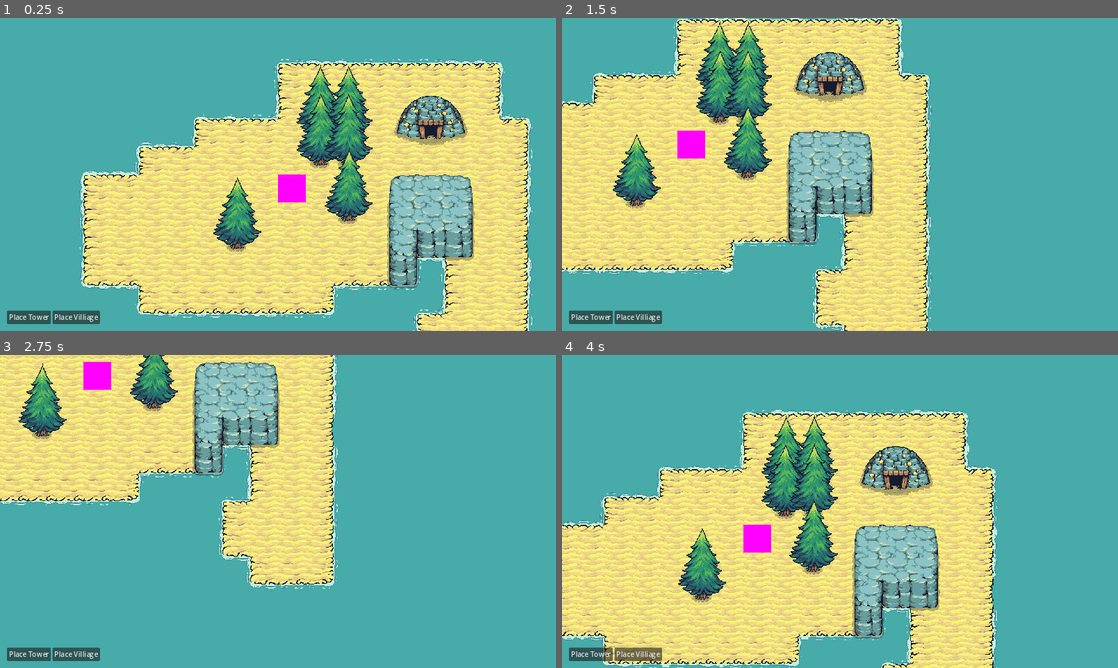
Above: before the commit, frames 1-4 (two rows, left to right).
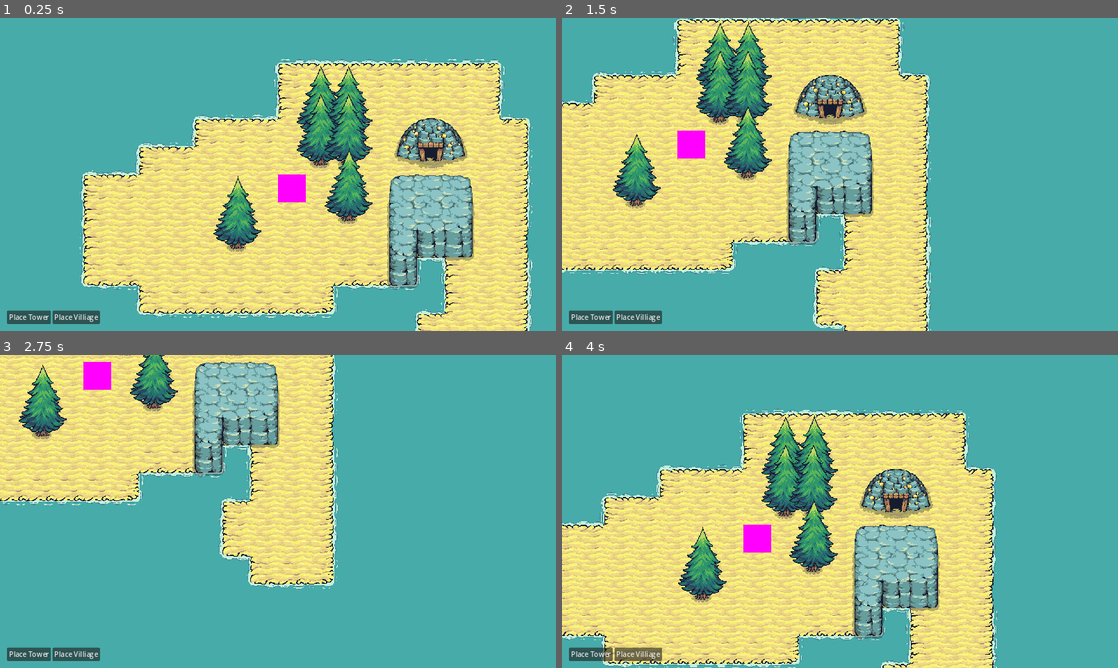
Above: after the commit, the same moments.

Repository: galaxy8691/learn_godot
Game: Godot game, scene res://scenes/base_level.tscn
Two runs of this game, one before a commit and one after it. Both use one fixed random seed, a clock stepped at 60 frames per second and the inputs below.
Inputs (mouse positions are in pixels of both pictures, inside the frame that each line leads up to):
- Up to frame 1 (0.25 s): no input
- Up to frame 2 (1.5 s): move the mouse to (962, 158) at 0.52 s; press the mouse at (962, 158) at 0.53 s; hold D (pan_right) 0.53-1.28 s; move the mouse to (728, 190) at 1.27 s; release the mouse at (728, 190) at 1.28 s; hold S (pan_down) from 1.28 s (still down); right-click (728, 190) at 1.35 s
- Up to frame 3 (2.75 s): move the mouse to (333, 442) at 2.02 s; release S (pan_down) at 2.03 s; press the mouse at (333, 442) at 2.03 s; hold D (pan_right) from 2.03 s (still down)
- Up to frame 4 (4 s): move the mouse to (812, 574) at 2.77 s; release D (pan_right) at 2.78 s; release the mouse at (812, 574) at 2.78 s; hold W (pan_up) 2.78-3.53 s; right-click (812, 574) at 2.85 s; move the mouse to (1006, 558) at 3.52 s; press the mouse at (1006, 558) at 3.53 s; hold A (pan_left) from 3.53 s (still down)

The runs differ from the first frame. In frame 1, 3.9% of the frame differs, in the area x 14-96%, y 12-100%; in frame 2, 3.5%; in frame 3, 1.0%; in frame 4, 4.3%, in the area x 0-79%, y 17-100%.

Commit message:
building occupy multiple cells

Diff:
--- a/assets/buildings/tower_sprite.tscn
+++ b/assets/buildings/tower_sprite.tscn
@@ -3,7 +3,7 @@
 [ext_resource type="Texture2D" uid="uid://b3umnb4e176gd" path="res://assets/buildings/tower_blue.png" id="1_iuq5w"]
 
 [node name="TowerSprite" type="Sprite2D"]
-position = Vector2(32, 32)
+position = Vector2(64, 96)
 texture = ExtResource("1_iuq5w")
 centered = false
-offset = Vector2(-64, -204)
+offset = Vector2(-64, -209)
--- a/assets/buildings/villiage_sprite.tscn
+++ b/assets/buildings/villiage_sprite.tscn
@@ -4,7 +4,7 @@
 
 [node name="VilliageSprite" type="Sprite2D"]
 y_sort_enabled = true
-position = Vector2(32, 32)
+position = Vector2(64, 96)
 texture = ExtResource("1_u82ef")
 centered = false
-offset = Vector2(-64, -142)
+offset = Vector2(-64, -154)
--- a/scenes/base_level.gd
+++ b/scenes/base_level.gd
@@ -17,14 +17,10 @@
 	GameEvent.instance.building_placed.connect(_on_building_placed)
 
 func _on_building_placed(building_compoent : BuildingComponent):
-	var gold_mine_position = gold_mine.global_position
-	gold_mine_position = (Vector2i) (gold_mine_position / 64)
-	var building_position = building_compoent.get_grid_cell_position()
-	var building_range = building_compoent.buildable_radius
-	for x in range(building_position.x - building_range, building_position.x + building_range + 1):
-		for y in range(building_position.y - building_range, building_position.y + building_range + 1):
-			if gold_mine_position == Vector2i(x,y):
-				gold_mine.set_active()
-				return
-			else:
-				gold_mine.set_inactive()
+	var gold_mine_position_building_component = gold_mine.get_node("BuildingComponent")
+	var gold_mine_occupation_cells = gold_mine_position_building_component.get_occupation_cells()
+	var building_buildable_cells = building_compoent.get_buildable_cells()
+	for cell in building_buildable_cells:
+		if cell in gold_mine_occupation_cells:
+			gold_mine.set_active()
+			break
--- a/scenes/base_level.tscn
+++ b/scenes/base_level.tscn
@@ -24,6 +24,7 @@
 grid_manager = NodePath("../GridManager")
 cursor = NodePath("../YSort/BuildingGhost")
 ui = NodePath("../Ui")
+current_resource = 5
 
 [node name="GlobalCamera" type="Camera2D" parent="."]
 script = ExtResource("4_eotec")
@@ -66,7 +67,7 @@
 
 [node name="GoldMine" parent="YSort" instance=ExtResource("5_yyp2l")]
 unique_name_in_owner = true
-position = Vector2(896, 192)
+position = Vector2(832, 192)
 
 [node name="Base" parent="YSort" instance=ExtResource("6_ke1uj")]
 unique_name_in_owner = true
--- a/scenes/building/base.tscn
+++ b/scenes/building/base.tscn
@@ -17,3 +17,4 @@
 
 [node name="BuildingComponent" parent="." instance=ExtResource("1_ikic6")]
 buildable_radius = 2
+occupation_size = Vector2i(1, 1)
--- a/scenes/building/gold_mine.tscn
+++ b/scenes/building/gold_mine.tscn
@@ -1,8 +1,9 @@
-[gd_scene load_steps=4 format=3 uid="uid://ckh0iw7knep4y"]
+[gd_scene load_steps=5 format=3 uid="uid://ckh0iw7knep4y"]
 
 [ext_resource type="Script" path="res://scenes/building/gold_mine.gd" id="1_3e4ob"]
 [ext_resource type="Texture2D" uid="uid://vjlglm4fkg3n" path="res://assets/buildings/goldmine_active.png" id="1_fa0us"]
 [ext_resource type="Texture2D" uid="uid://c1iqn2wnrlpir" path="res://assets/buildings/holdmine_inactive.png" id="2_s7c3m"]
+[ext_resource type="PackedScene" uid="uid://ix48ftnmiref" path="res://scenes/component/building_component.tscn" id="4_eqv40"]
 
 [node name="GoldMine" type="Node2D"]
 y_sort_enabled = true
@@ -10,13 +11,16 @@
 
 [node name="GoldMineActiveSprite" type="Sprite2D" parent="."]
 visible = false
-position = Vector2(32, 32)
+position = Vector2(96, 96)
 texture = ExtResource("1_fa0us")
 centered = false
-offset = Vector2(-96, -90)
+offset = Vector2(-96, -102)
 
 [node name="GoldMineInactiveSprite" type="Sprite2D" parent="."]
-position = Vector2(32, 32)
+position = Vector2(96, 96)
 texture = ExtResource("2_s7c3m")
 centered = false
-offset = Vector2(-96, -90)
+offset = Vector2(-96, -102)
+
+[node name="BuildingComponent" parent="." instance=ExtResource("4_eqv40")]
+occupation_size = Vector2i(3, 2)
--- a/scenes/building/tower.tscn
+++ b/scenes/building/tower.tscn
@@ -9,5 +9,6 @@
 [node name="BuildingComponent" parent="." instance=ExtResource("1_g0mdf")]
 buildable_radius = 2
 resource_uasage = 2
+occupation_size = Vector2i(2, 2)
 
 [node name="TowerSprite" parent="." instance=ExtResource("2_rwa37")]
--- a/scenes/building/villiage.tscn
+++ b/scenes/building/villiage.tscn
@@ -9,5 +9,6 @@
 [node name="BuildingComponent" parent="." instance=ExtResource("1_aamqx")]
 resource_radius = 2
 resource_uasage = 4
+occupation_size = Vector2i(2, 2)
 
 [node name="VilliageSprite" parent="." instance=ExtResource("2_7coe7")]
--- a/scenes/component/building_component.gd
+++ b/scenes/component/building_component.gd
@@ -3,6 +3,7 @@
 @export var buildable_radius : int
 @export var resource_radius : int
 @export var resource_uasage : int
+@export var occupation_size : Vector2i
 
 # Called when the node enters the scene tree for the first time.
 func _ready() -> void:
@@ -11,3 +12,31 @@
 
 func get_grid_cell_position() -> Vector2i:
 	return global_position / 64
+
+func get_grid_cell_area() -> Rect2i:
+	var cell_position = get_grid_cell_position()
+	return Rect2i(cell_position.x, cell_position.y, occupation_size.x, occupation_size.y)
+
+func get_occupation_cells() -> Array[Vector2i]:
+	var cells : Array[Vector2i] = []
+	var cell_area = get_grid_cell_area()
+	for x in range(cell_area.position.x, cell_area.end.x):
+		for y in range(cell_area.position.y, cell_area.end.y):
+			cells.append(Vector2i(x,y))
+	return cells
+
+func get_resource_cells() -> Array[Vector2i]:
+	var cells : Array[Vector2i] = []
+	var cell_area = get_grid_cell_area()
+	for x in range(cell_area.position.x - resource_radius, cell_area.end.x + resource_radius ):
+		for y in range(cell_area.position.y - resource_radius, cell_area.end.y + resource_radius ):
+			cells.append(Vector2i(x,y))
+	return cells
+
+func get_buildable_cells() -> Array[Vector2i]:
+	var cells : Array[Vector2i] = []
+	var cell_area = get_grid_cell_area()
+	for x in range(cell_area.position.x - buildable_radius, cell_area.end.x + buildable_radius ):
+		for y in range(cell_area.position.y - buildable_radius, cell_area.end.y + buildable_radius ):
+			cells.append(Vector2i(x,y))
+	return cells
--- a/scenes/manager/building_manager.gd
+++ b/scenes/manager/building_manager.gd
@@ -16,7 +16,7 @@
 @export var cursor : BuildingGhost
 var hover_grid_position : Vector2i = Vector2i.MAX
 @export var ui : UI
-var current_resource = 4
+@export var current_resource = 4
 var current_state : State = State.Normal
 
 # Called when the node enters the scene tree for the first time.
@@ -61,7 +61,7 @@
 func _unhandled_input(event: InputEvent) -> void:
 	if current_state == State.Building:
 		if event.is_action_pressed("left_click") && hover_grid_position != Vector2i.MAX \
-		&& grid_manager.check_cell_is_in_buiding_area_and_not_occupied(hover_grid_position) \
+		&& grid_manager.check_cell_is_in_buiding_area_and_not_occupied(hover_grid_position, current_building_instance.get_node("BuildingComponent").occupation_size) \
 		&& current_resource >= current_building_instance.get_node("BuildingComponent").resource_uasage:
 			current_resource -= current_building_instance.get_node("BuildingComponent").resource_uasage
 			place_building(current_building_instance)
@@ -101,11 +101,11 @@
 		grid_manager.clear_highlight_tile_maplayer()
 	elif current_state == State.Building:
 		grid_manager.clear_highlight_tile_maplayer()
-		if !grid_manager.check_cell_is_in_buiding_area_and_not_occupied(hover_grid_position):
+		if !grid_manager.check_cell_is_in_buiding_area_and_not_occupied(hover_grid_position,current_building_instance.get_node("BuildingComponent").occupation_size):
 			cursor.set_invalid()
 		else:
 			cursor.set_valid()
-			grid_manager.highlight_expand_area(hover_grid_position, build_radius, resource_radius)
+			grid_manager.highlight_expand_area(hover_grid_position, current_building_instance.get_node("BuildingComponent"))
 		grid_manager.highlight_area()
 	cursor.global_position = hover_grid_position * 64
 
@@ -113,7 +113,7 @@
 	current_state = State.Normal
 	cursor.visible = false
 	if current_building_instance != null:
-		grid_manager.remove_placed_building(current_building_instance.get_node("BuildingComponent"))
+		#grid_manager.remove_placed_building(current_building_instance.get_node("BuildingComponent"))
 		current_building_instance.queue_free()
 		current_building_instance = null
 		grid_manager.clear_highlight_tile_maplayer()
--- a/scenes/manager/grid_manager.gd
+++ b/scenes/manager/grid_manager.gd
@@ -23,15 +23,18 @@
 # 	for cell in valid_buildable_cells:
 # 		highlight_tile_maplayer.set_cell(cell, 0,Vector2i(0,0))
 
-func highlight_expand_area(grid_vector: Vector2i, build_radius:int, resource_radius):
+func highlight_expand_area(grid_vector: Vector2i,  building_component: BuildingComponent):
 	highlight_expand_cells.clear()
-	for x in range(grid_vector.x - build_radius, grid_vector.x + build_radius + 1):
-		for y in range(grid_vector.y-build_radius, grid_vector.y + build_radius + 1):
+	var build_radius = building_component.buildable_radius
+	var resource_radius = building_component.resource_radius
+	var occupation_size = building_component.occupation_size
+	for x in range(grid_vector.x - build_radius, grid_vector.x + build_radius  + occupation_size.x):
+		for y in range(grid_vector.y-build_radius, grid_vector.y + build_radius  + occupation_size.y):
 			if !_check_cell_is_buildable_tile(Vector2i(x,y)):
 				continue
 			highlight_expand_cells.append(Vector2i(x,y))
-	for x in range(grid_vector.x - resource_radius, grid_vector.x + resource_radius + 1):
-		for y in range(grid_vector.y-resource_radius, grid_vector.y + resource_radius + 1):
+	for x in range(grid_vector.x - resource_radius, grid_vector.x + resource_radius  + occupation_size.x):
+		for y in range(grid_vector.y-resource_radius, grid_vector.y + resource_radius  + occupation_size.y):
 			if !_check_cell_is_wood_tile(Vector2i(x,y)):
 				continue
 			var i = collected_resource.find(Vector2i(x,y))
@@ -53,36 +56,28 @@
 	return false
 
 func _update_collected_resource(buildable_compoent: BuildingComponent):
-
-	var root_cell = buildable_compoent.get_grid_cell_position()
-	for x in range(root_cell.x - buildable_compoent.resource_radius, root_cell.x + buildable_compoent.resource_radius + 1):
-		for y in range(root_cell.y - buildable_compoent.resource_radius, root_cell.y + buildable_compoent.resource_radius + 1):
-			if _check_cell_is_wood_tile(Vector2i(x,y)):
-				if collected_resource.find(Vector2i(x,y)) == -1:
-					collected_resource.append(Vector2i(x,y))
-					new_collected_resource.append(Vector2i(x,y))
+	var cells : Array[Vector2i] = buildable_compoent.get_resource_cells()
+	for cell in cells:
+		if _check_cell_is_wood_tile(cell):
+			if collected_resource.find(cell) == -1:
+				collected_resource.append(cell)
+				new_collected_resource.append(cell)
 
 func get_new_collected_resource_point():
 	var point = len(new_collected_resource)
 	new_collected_resource.clear()
 	return point
 
-# func _update_highlight_tile_maplayer(grid_vector : Vector2i, radius : int) -> void:
-# 	for x in range(grid_vector.x - radius, grid_vector.x + radius + 1):
-# 		for y in range(grid_vector.y-radius, grid_vector.y + radius + 1):
-# 			if !_check_cell_is_buildable_tile(Vector2i(x,y)):
-# 				continue
-# 			highlight_tile_maplayer.set_cell(Vector2i(x,y), 0,Vector2i(0,0))
 
 func _update_valid_buildable_cells():
 	valid_buildable_cells.clear()
 	for building_component in placed_buildings:
-		var root_cell = building_component.get_grid_cell_position()
-		for x in range(root_cell.x - building_component.buildable_radius, root_cell.x + building_component.buildable_radius + 1):
-			for y in range(root_cell.y - building_component.buildable_radius, root_cell.y + building_component.buildable_radius + 1):
-				if _check_cell_is_buildable_tile(Vector2i(x,y)) && !check_cell_is_in_buiding_area_and_not_occupied(Vector2i(x,y)):
-					valid_buildable_cells.append(Vector2i(x,y))
+		var cells : Array[Vector2i] = building_component.get_buildable_cells()
+		for cell in cells:
+			if _check_cell_is_buildable_tile(cell) && Vector2i(cell.x,cell.y) not in valid_buildable_cells:
+				valid_buildable_cells.append(cell)
 	_remove_building_from_building_area()
+
 
 func clear_highlight_tile_maplayer():
 	highlight_tile_maplayer.clear()
@@ -110,22 +105,30 @@
 
 func _remove_building_from_building_area():
 	for building in placed_buildings:
-		valid_buildable_cells.remove_at(valid_buildable_cells.find(building.get_grid_cell_position()))
+		var cells : Array[Vector2i] = building.get_occupation_cells()
+		for cell in cells:
+			valid_buildable_cells.remove_at(valid_buildable_cells.find(cell))
 
-func check_cell_is_in_buiding_area_and_not_occupied(cell : Vector2i):
-	return cell in valid_buildable_cells
+func check_cell_is_in_buiding_area_and_not_occupied(cell : Vector2i, area_size : Vector2i):
+	var result = true
+	for x in range(cell.x, cell.x + area_size.x):
+		for y in range(cell.y, cell.y + area_size.y):
+			if Vector2i(x,y) not in valid_buildable_cells:
+				result = false
+				break
+	return result
 
 func _on_building_placed(building_component : BuildingComponent):
-	add_placed_building(building_component)
+	_add_placed_building(building_component)
 	_update_valid_buildable_cells()
 	_update_collected_resource(building_component)
 
 func _on_building_destroyed(building_component : BuildingComponent):
-	remove_placed_building(building_component)
+	_remove_placed_building(building_component)
 	_update_valid_buildable_cells()
 
-func remove_placed_building(building_component: BuildingComponent):
+func _remove_placed_building(building_component: BuildingComponent):
 	placed_buildings.remove_at(placed_buildings.find(building_component))
 
-func add_placed_building(building_component: BuildingComponent):
+func _add_placed_building(building_component: BuildingComponent):
 	placed_buildings.append(building_component)
